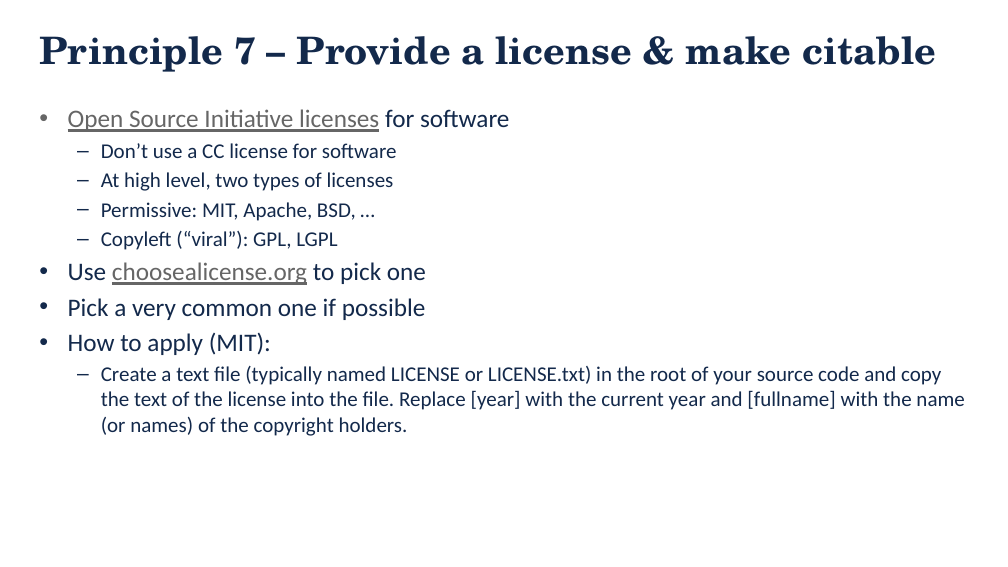
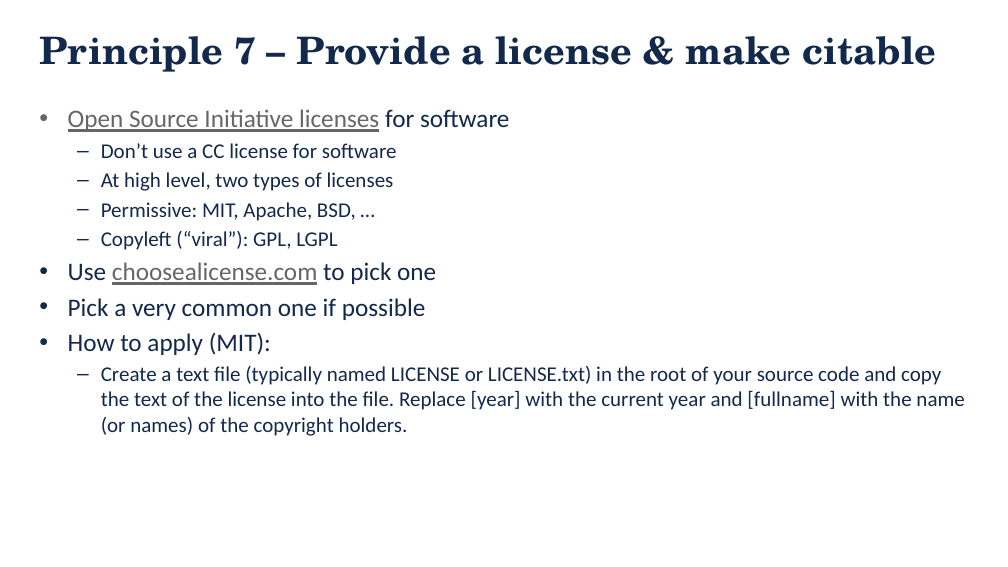
Before and after one commit to danielskatz/repro-fdtd1d, a slide deck: slide 26 of Computational_Reproducibility.pptx. Drawn at 1008x567 pixels with LibreOffice and Linux fonts; fonts in the diff are those of the drawing; background and template pictures are left out. Boxes give left, top, right and bottom in pixels: in the first picture for what was removed or moved away, otherwise in the second. Text is boxed around its words. In the diff, an @@ line names an element or a change of style, - is before the commit and + after.

```diff
--- a/Computational_Reproducibility.pptx
+++ b/Computational_Reproducibility.pptx
@@ text at [68, 262, 436, 285]: text changed @@
-• Use choosealicense.org to pick one
+• Use choosealicense.com to pick one
```
Also in this commit, not shown: 9 other slides changed, 1 other file.
